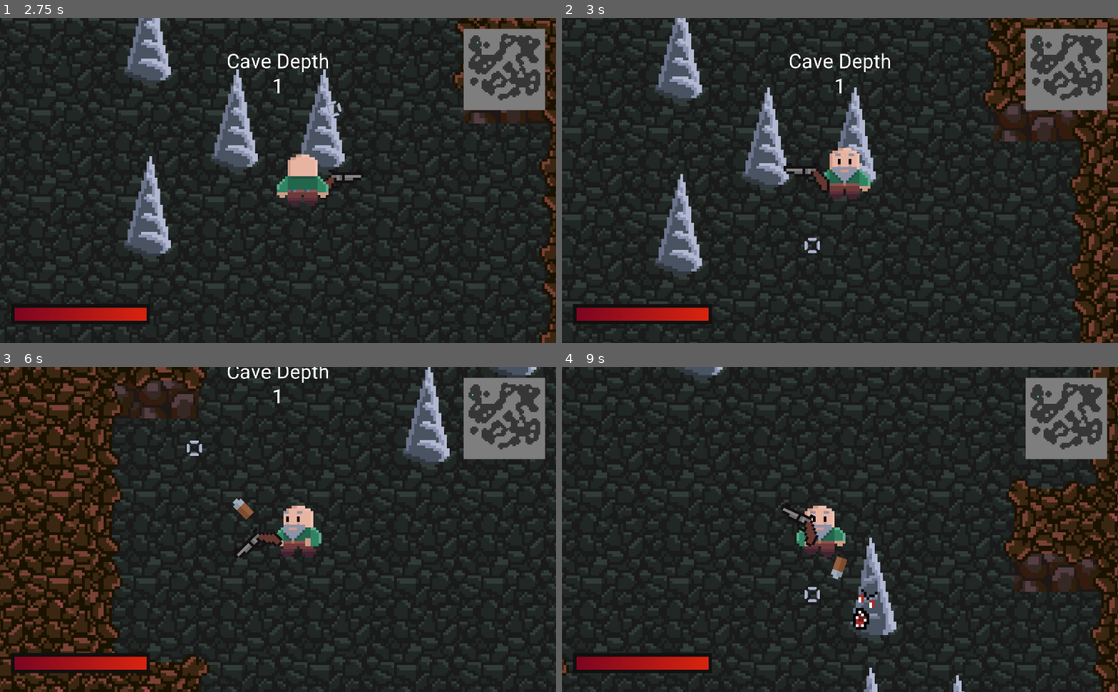
Above: before the commit, frames 1-4 (two rows, left to right).
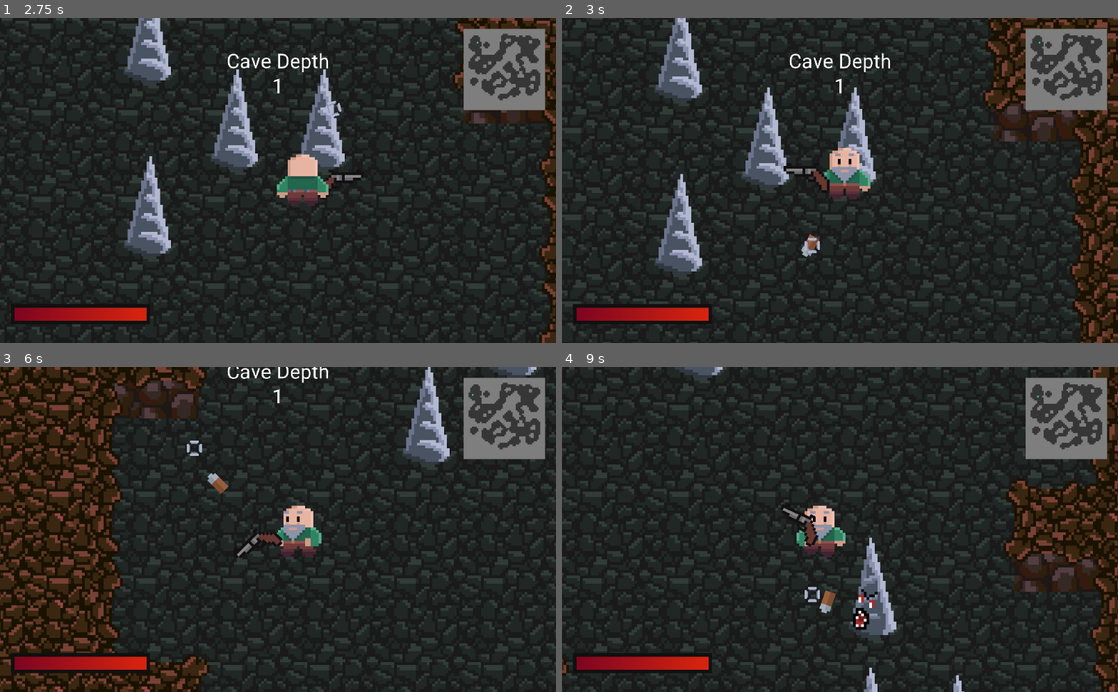
Above: after the commit, the same moments.

Repository: AyUpItsAli/Gunthers-Grotto-Coursework
Game: Godot game, scene res://World/Level/Level.tscn
Same seed, same stepped clock (60 frames per second), same inputs: the game is played once before the commit and once after it.
Inputs (mouse positions are in pixels of both pictures, inside the frame that each line leads up to):
- Up to frame 1 (2.75 s): tap Enter (force_exit_cave) at 0.5 s; move the mouse to (400, 164) at 0.52 s; hold D (move_right) 0.53-1.28 s; hold 3 (equip_dynamite) 0.53-1.28 s; move the mouse to (166, 196) at 1.27 s; hold S (move_down) 1.28-2.03 s; tap 1 (equip_pickaxe) at 1.35 s; move the mouse to (333, 109) at 2.02 s; hold D (move_right) from 2.03 s (still down); hold 2 (equip_revolver) from 2.03 s (still down)
- Up to frame 2 (3 s): move the mouse to (812, 245) at 2.77 s; release D (move_right) at 2.78 s; release 2 (equip_revolver) at 2.78 s; hold W (move_up) from 2.78 s (still down); click (812, 245) at 2.85 s
- Up to frame 3 (6 s): move the mouse to (444, 578) at 3.52 s; release W (move_up) at 3.53 s; hold 3 (equip_dynamite) 3.53-4.28 s; hold A (move_left) 3.53-5.03 s; move the mouse to (111, 480) at 4.27 s; tap 1 (equip_pickaxe) at 4.35 s; move the mouse to (305, 529) at 5.02 s; hold S (move_down) 5.03-5.78 s; hold 2 (equip_revolver) 5.03-5.78 s; move the mouse to (194, 448) at 5.77 s; hold D (move_right) from 5.78 s (still down); click (194, 448) at 5.85 s
- Up to frame 4 (9 s): move the mouse to (962, 513) at 6.52 s; release D (move_right) at 6.53 s; hold W (move_up) 6.53-7.28 s; hold 3 (equip_dynamite) 6.53-7.28 s; move the mouse to (728, 545) at 7.27 s; hold D (move_right) 7.28-8.03 s; tap 1 (equip_pickaxe) at 7.35 s; move the mouse to (895, 458) at 8.02 s; hold S (move_down) 8.03-8.78 s; hold 2 (equip_revolver) 8.03-8.78 s; move the mouse to (812, 594) at 8.77 s; hold A (move_left) from 8.78 s (still down); click (812, 594) at 8.85 s

Frame 1 is identical in both runs. In frame 2, less than 0.1% of the frame differs, in the area x 43-47%, y 66-74%; in frame 3, 0.3%, in the area x 37-46%, y 32-48%; in frame 4, 0.3%.

Commit message:
Bullet speed and collision tweaks

Diff:
--- a/Actors/Player/Bullet.gd
+++ b/Actors/Player/Bullet.gd
@@ -1,7 +1,7 @@
 extends Area2D
 
 # Constants
-const BULLET_SPEED = 100
+const BULLET_SPEED = 200
 
 # Variables
 var velocity: Vector2
@@ -16,7 +16,8 @@
 # Called when the bullet collides with something "physical"
 # The bullet should be destroyed on impact
 func on_collision(body):
-	queue_free()
+	if body.name != "WallsLayer": # Pass freely over wall tiles
+		queue_free()
 
 # Called when an area enters the bullet's hurtbox
 func on_area_entered_hurtbox(area):
